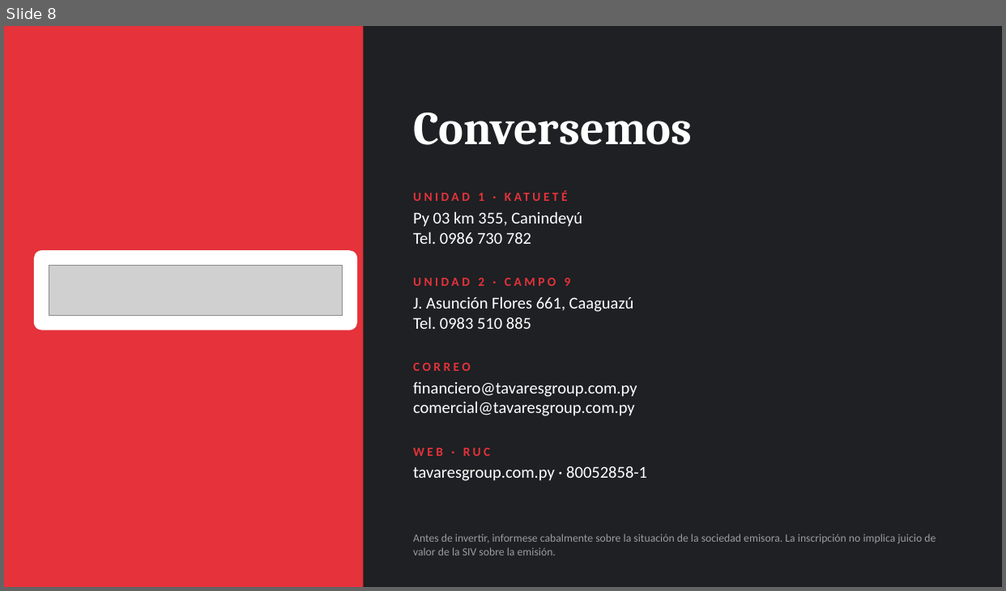
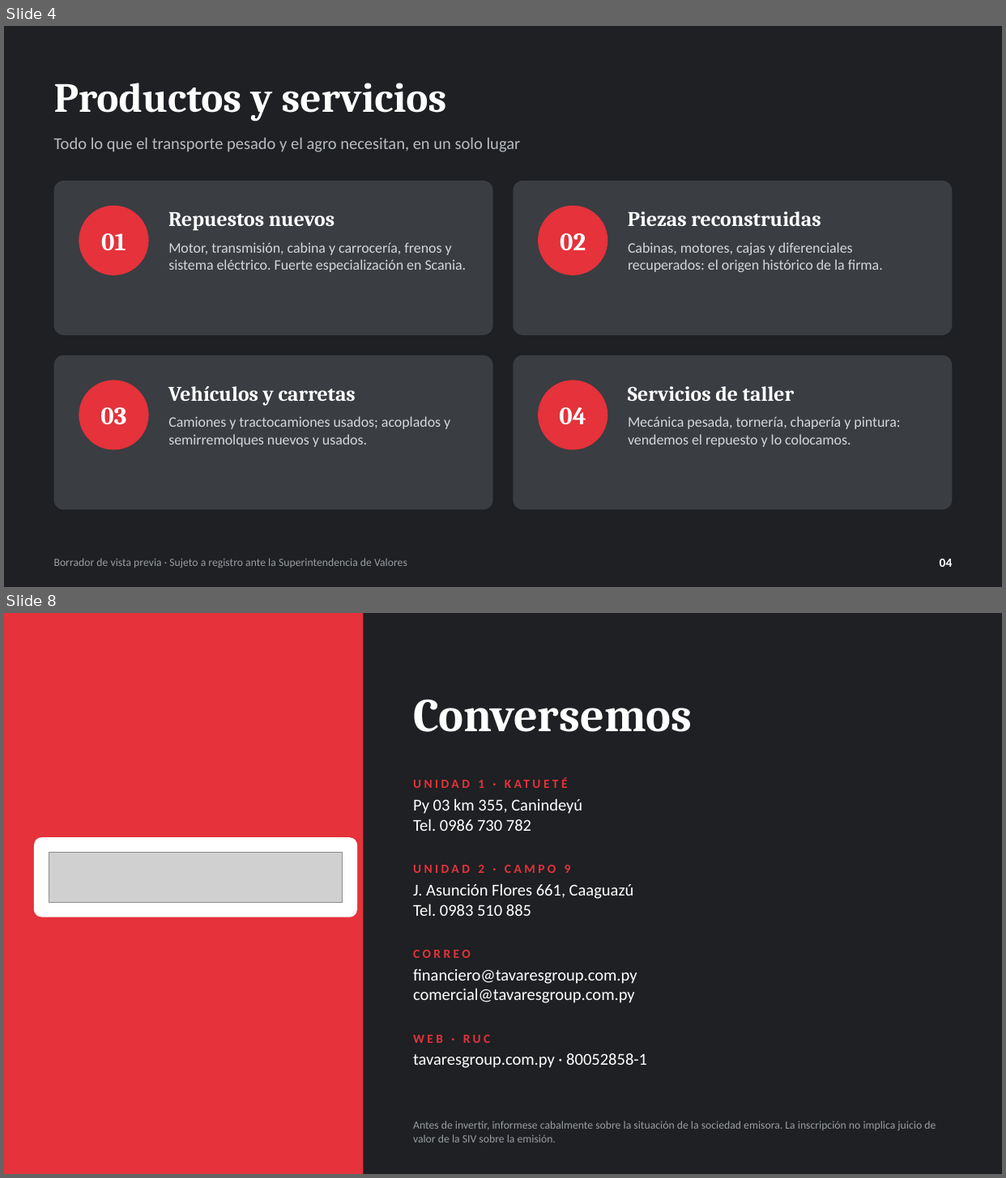
Before and after one commit to josecavalier94/n8n-render-deploy, a slide deck: Vista_Previa_Presentacion_Tavares.pptx. Shown one above the other, each under a label of ours: slide 8 before the commit, slides 4 and 8 after it; the slides between them are not shown. The pictures are 1006x591 and 1006x1178 pixels, drawn with LibreOffice and Linux fonts; fonts in the diff are those of the drawing; grey boxes stand for pictures. Boxes give left, top, right and bottom in pixels: in the first picture for what was removed or moved away, otherwise in the second. Text is boxed around its words. In the diff, an @@ line names an element or a change of style, - is before the commit and + after.

```diff
--- a/Vista_Previa_Presentacion_Tavares.pptx
+++ b/Vista_Previa_Presentacion_Tavares.pptx
@@ slide 4 added at <box>4,26,1002,587</box>, background #1E2023 @@
@@ text added at <box>54,83,447,122</box>, 30 pt, text #FFFFFF, bold @@
+Productos y servicios
@@ text added at <box>54,138,521,152</box>, 12 pt, text #B8BBBF @@
+Todo lo que el transporte pesado y el agro necesitan, en un solo lugar
@@ rounded rectangle added at <box>54,181,493,335</box>, fill #3A3D41 @@
@@ rounded rectangle added at <box>513,181,952,335</box>, fill #3A3D41 @@
@@ ellipse added at <box>79,206,149,275</box>, fill #E5323B @@
@@ text added at <box>168,212,334,230</box>, 15 pt, text #FFFFFF, bold @@
+Repuestos nuevos
@@ ellipse added at <box>538,206,607,275</box>, fill #E5323B @@
@@ text added at <box>628,211,820,226</box>, 15 pt, text #FFFFFF, bold @@
+Piezas reconstruidas
@@ text added at <box>101,233,126,250</box>, 18 pt, text #FFFFFF, bold @@
+01
@@ text added at <box>168,242,467,272</box>, 10.5 pt, text #D5D7DA @@
+Motor, transmisión, cabina y carrocería, frenos y sistema eléctrico. Fuerte especialización en Scania.
@@ text added at <box>560,233,586,250</box>, 18 pt, text #FFFFFF, bold @@
+02
@@ text added at <box>628,242,883,272</box>, 10.5 pt, text #D5D7DA @@
+Cabinas, motores, cajas y diferenciales recuperados: el origen histórico de la firma.
@@ rounded rectangle added at <box>54,356,493,510</box>, fill #3A3D41 @@
@@ rounded rectangle added at <box>513,356,952,510</box>, fill #3A3D41 @@
@@ ellipse added at <box>79,380,149,450</box>, fill #E5323B @@
@@ text added at <box>168,386,356,405</box>, 15 pt, text #FFFFFF, bold @@
+Vehículos y carretas
@@ ellipse added at <box>538,380,607,450</box>, fill #E5323B @@
@@ text added at <box>628,386,795,401</box>, 15 pt, text #FFFFFF, bold @@
+Servicios de taller
@@ text added at <box>100,408,126,425</box>, 18 pt, text #FFFFFF, bold @@
+03
@@ text added at <box>559,408,586,425</box>, 18 pt, text #FFFFFF, bold @@
+04
@@ text added at <box>168,416,450,447</box>, 10.5 pt, text #D5D7DA @@
+Camiones y tractocamiones usados; acoplados y semirremolques nuevos y usados.
@@ text added at <box>628,416,900,447</box>, 10.5 pt, text #D5D7DA @@
+Mecánica pesada, tornería, chapería y pintura: vendemos el repuesto y lo colocamos.
@@ text added at <box>54,558,407,568</box>, 8 pt, text #9A9DA1 @@
+Borrador de vista previa · Sujeto a registro ante la Superintendencia de Valores
@@ text added at <box>940,559,953,567</box>, 9 pt, text #FFFFFF, bold @@
+04
```
Also in this commit, not shown: 5 slides changed, 1 slide removed.
